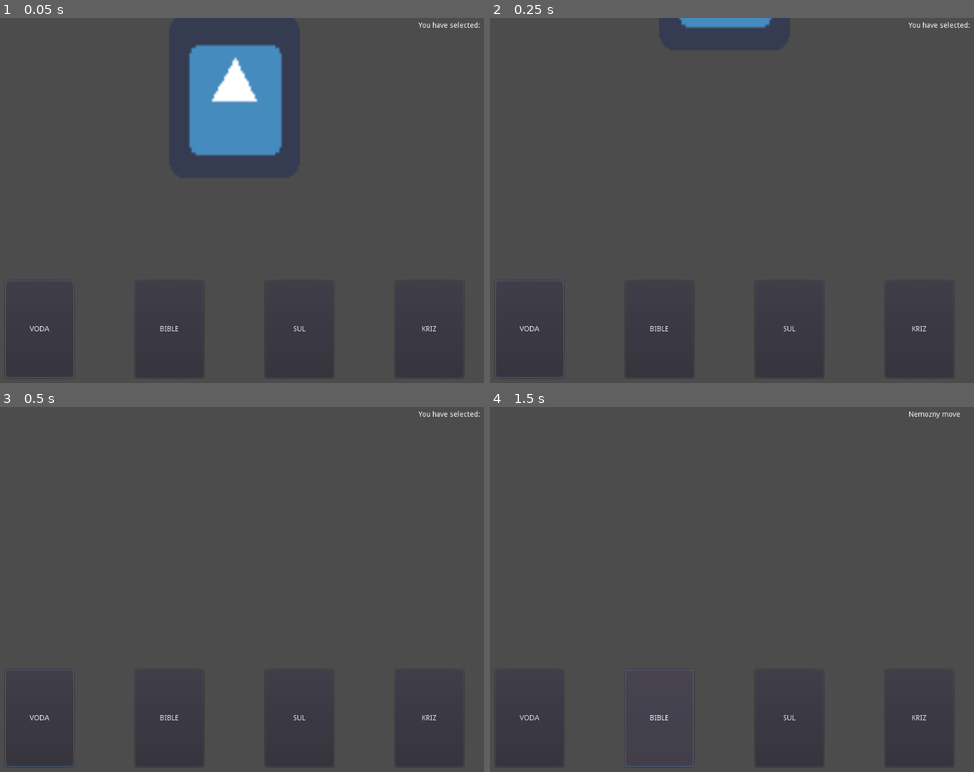
Above: before the commit, frames 1-4 (two rows, left to right).
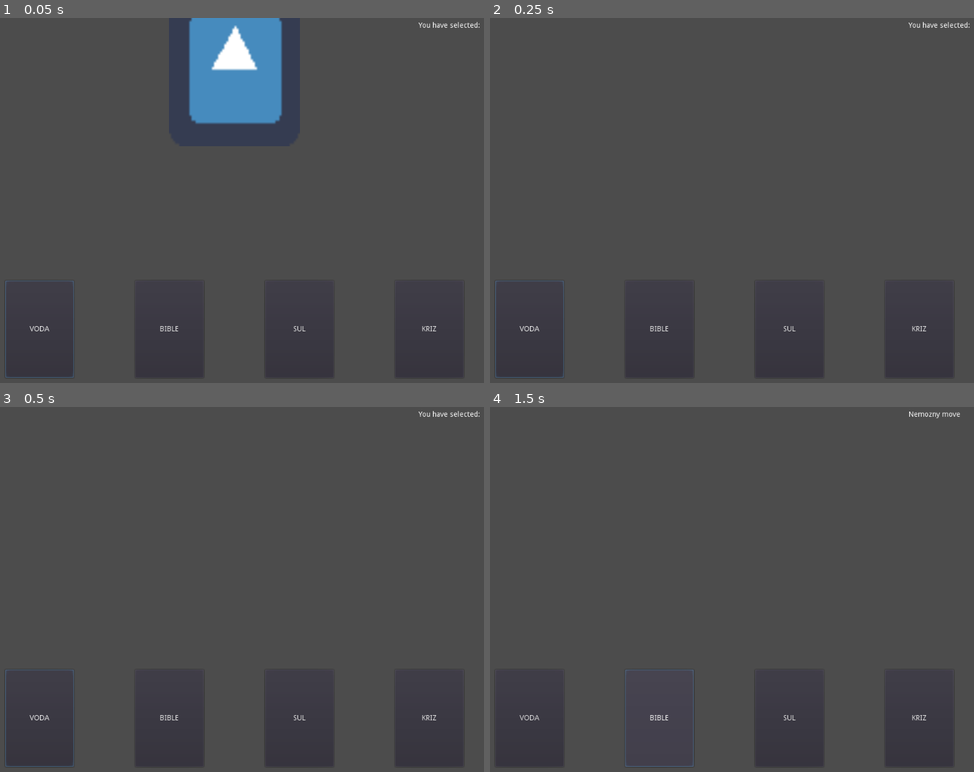
Above: after the commit, the same moments.

Repository: Lavialee/FIKjam404
Game: Godot game, scene res://Main.tscn
Same seed, same stepped clock (60 frames per second), same inputs: the game is played once before the commit and once after it. The engine's default icon, where the game draws it, is replaced by a stand-in: a white triangle on a blue panel in a dark square.
Inputs:
- Up to frame 1 (0.05 s): no input
- Up to frame 2 (0.25 s): no input
- Up to frame 3 (0.5 s): no input
- Up to frame 4 (1.5 s): click "VODA" at 0.5 s; click "BIBLE" at 1.25 s

The runs differ from the first frame. In frame 1, 4.3% of the frame differs, in the area x 38-59%, y 0-38%; in frame 2, 0.5%; in frame 3, nothing differs; in frame 4, nothing differs.
Error after the commit: Invalid set index 'offset' (on base: 'PathFollow2D (BabyFollow.gd)') with value of type 'Nil'. (res://Main.gd:14)

Commit message:
vraci NIL aaa

Diff:
--- a/BabyFollow.gd
+++ b/BabyFollow.gd
@@ -3,4 +3,4 @@
 export var runSpeed = 250
 
 func _process(delta):
-	set_offset(get_offset() + runSpeed * delta)
+	return set_offset(get_offset() + runSpeed * delta)
--- a/Main.gd
+++ b/Main.gd
@@ -2,14 +2,26 @@
 
 export(PackedScene) var mob_scene
 var score
+export var runSpeed = 250
 
 func _ready():
 	randomize()
 
+func _process(delta):
+	var mob = mob_scene.instance()
+
+	var mob_spawn_location = get_node("Path2D/BabyFollow")
+	mob_spawn_location.offset = $Path2D/BabyFollow._process(delta)
+
+	# Set the mob's position to a random location.
+	mob.position = mob_spawn_location.position
+
+	# Spawn the mob by adding it to the Main scene.
+	add_child(mob)
 
 # Declare member variables here. Examples:
 # var a = 2
 # var b = "text"
 
-#func _process(delta):
+
 #	pass
